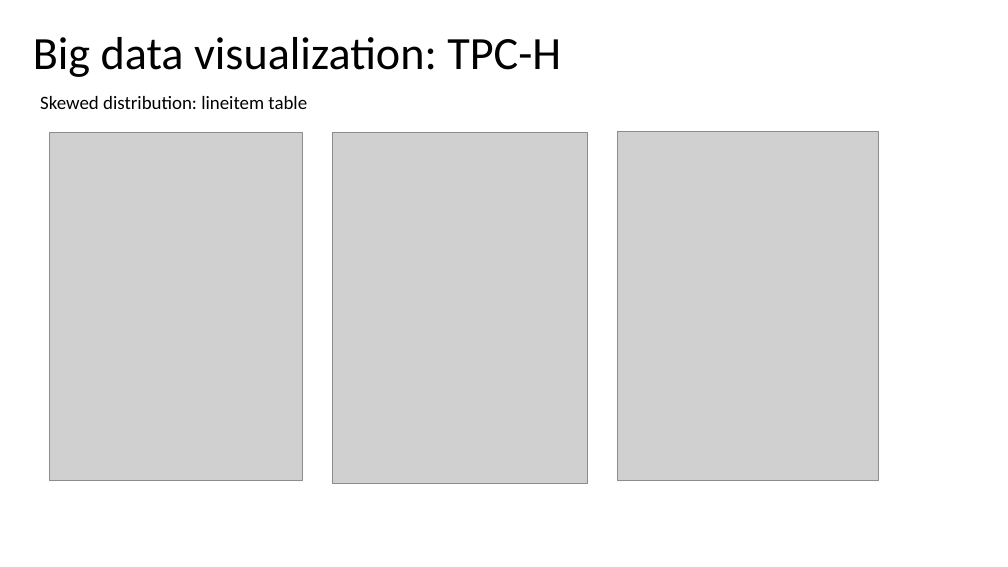
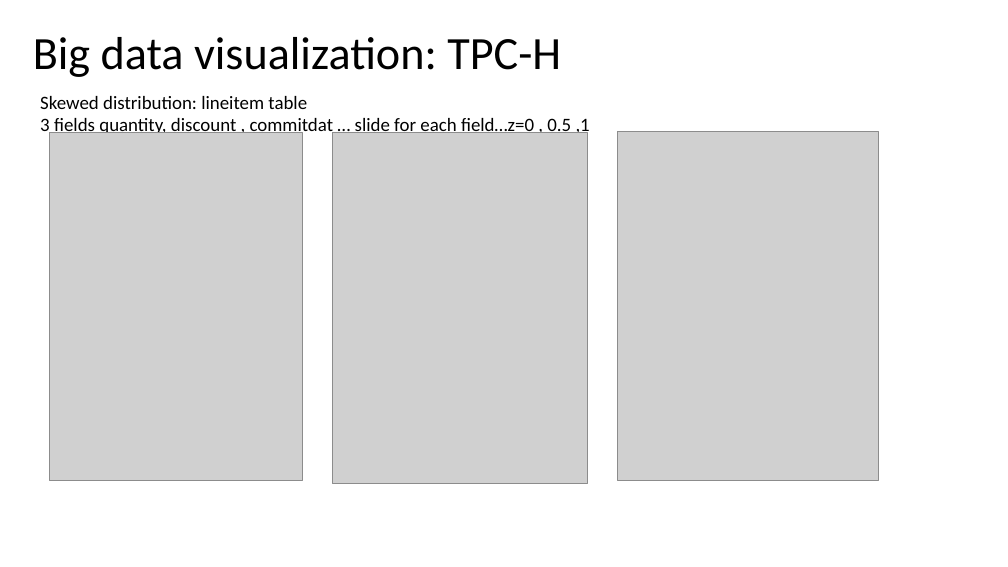
Before and after one commit to gprasad09/Apache-Spark-Cluster-Project, a slide deck: slide 17 of misc/ProjectReports-In progress/TermProject.pptx. Drawn at 1008x567 pixels with LibreOffice and Linux fonts; fonts in the diff are those of the drawing; grey boxes stand for pictures. Boxes give left, top, right and bottom in pixels: in the first picture for what was removed or moved away, otherwise in the second. Text is boxed around its words. In the diff, an @@ line names an element or a change of style, - is before the commit and + after.

```diff
--- a/misc/ProjectReports-In progress/TermProject.pptx
+++ b/misc/ProjectReports-In progress/TermProject.pptx
@@ text at (x1=40, y1=116, x2=590, y2=137): paragraph added @@
+3 fields quantity, discount , commitdat … slide for each field…z=0 , 0.5 ,1
```
Also in this commit, not shown: 2 other slides changed, 3 slides added, 2 slides removed, 1 other file.
